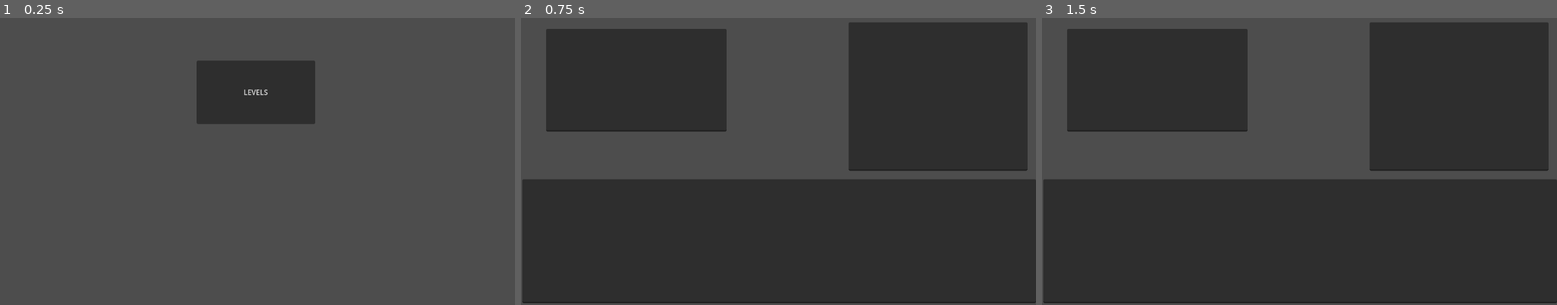
Above: before the commit, frames 1-3 (left to right).
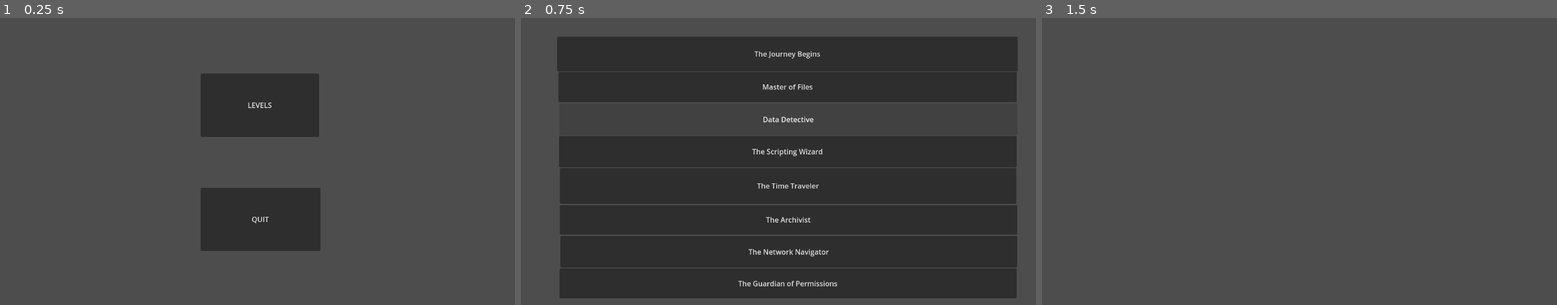
Above: after the commit, the same moments.

Repository: Pradeepaa001/Essentials
Game: Godot game, scene res://main.tscn
Same seed, same stepped clock (60 frames per second), same inputs: the game is played once before the commit and once after it.
Inputs (mouse positions are in pixels of both pictures, inside the frame that each line leads up to):
- Up to frame 1 (0.25 s): no input
- Up to frame 2 (0.75 s): click "LEVELS" at 0.5 s
- Up to frame 3 (1.5 s): click (1309, 55) at 1.25 s, where only the run after the commit has a clickable "The Journey Begins"

The runs differ from the first frame. In frame 1, 7.5% of the frame differs, in the area x 38-63%, y 14-82%; in frame 2, 27%; in frame 3, 73%, in the area x 0-100%, y 1-100%.

Commit message:
created level selector outline code for level1 written used .tscn ext instead of .gd for scene to file direction

Diff:
--- /dev/null
+++ b/LEVEL1.gd
@@ -0,0 +1,20 @@
+extends Node2D
+
+var level_title = "The Journey Begins"
+var level_description = "Welcome to the command line! Imagine you're a space explorer navigating through different directories (planets). Learn the basic commands to get around."
+var level_setup_commands = ["mkdir planet", "cd planet", "touch resource1 resource2 resource3"]
+func level_win_condition():
+	return OS.execute("test", ["-d", "planet"]) == 0 and OS.execute("test", ["-f", "planet/resource1"]) == 0
+var level_congrats_message = "Well done, Explorer! You've gathered your first resources."
+const Terminal = preload("res://terminal.gd")
+func setup_level():
+	var terminal_instance = Terminal.new()
+	for cmd in level_setup_commands:
+		var response = terminal_instance.processCommand(cmd)
+
+func check_win_condition() -> bool:
+	return level_win_condition()
+
+func show_congrats_message():
+	var output = $output
+	output.text += "\n" + level_congrats_message + "\n"
--- /dev/null
+++ b/level_1.tscn
@@ -0,0 +1,7 @@
+[gd_scene load_steps=2 format=3 uid="uid://ciystawi7ornc"]
+
+[ext_resource type="Script" path="res://LEVEL1.gd" id="1_uoadb"]
+
+[node name="LEVEL1" type="Node2D"]
+position = Vector2(299, 213)
+script = ExtResource("1_uoadb")
--- /dev/null
+++ b/level_selector.gd
@@ -0,0 +1,33 @@
+extends Node2D
+
+func _ready():
+	print('3')
+func _on_button_pressed():
+	get_tree().change_scene_to_file("res://level_1.tscn")
+
+
+func _on_button_2_pressed():
+	get_tree().change_scene_to_file("res://terminal.gd")
+
+func _on_button_3_pressed():
+	get_tree().change_scene_to_file("res://terminal.gd")
+
+
+func _on_button_4_pressed():
+	get_tree().change_scene_to_file("res://terminal.gd")
+
+
+func _on_button_5_pressed():
+	get_tree().change_scene_to_file("res://terminal.gd")
+
+
+func _on_button_6_pressed():
+	get_tree().change_scene_to_file("res://terminal.gd")
+
+
+func _on_button_7_pressed():
+	get_tree().change_scene_to_file("res://terminal.gd")
+
+
+func _on_button_8_pressed():
+	get_tree().change_scene_to_file("res://terminal.gd")
--- /dev/null
+++ b/level_selector.tscn
@@ -0,0 +1,71 @@
+[gd_scene load_steps=2 format=3 uid="uid://ct36n8hxp3y6y"]
+
+[ext_resource type="Script" path="res://level_selector.gd" id="1_1cwqf"]
+
+[node name="LevelSelector" type="Node2D"]
+script = ExtResource("1_1cwqf")
+
+[node name="Button" type="Button" parent="."]
+offset_left = 81.0
+offset_top = 46.0
+offset_right = 1111.0
+offset_bottom = 124.0
+text = "The Journey Begins"
+
+[node name="Button2" type="Button" parent="."]
+offset_left = 84.0
+offset_top = 125.0
+offset_right = 1109.0
+offset_bottom = 193.0
+text = "Master of Files"
+
+[node name="Button3" type="Button" parent="."]
+offset_left = 86.0
+offset_top = 196.0
+offset_right = 1110.0
+offset_bottom = 267.0
+text = "Data Detective"
+
+[node name="Button4" type="Button" parent="."]
+offset_left = 85.0
+offset_top = 269.0
+offset_right = 1109.0
+offset_bottom = 339.0
+text = "The Scripting Wizard"
+
+[node name="Button5" type="Button" parent="."]
+offset_left = 87.0
+offset_top = 341.0
+offset_right = 1108.0
+offset_bottom = 421.0
+text = "The Time Traveler"
+
+[node name="Button6" type="Button" parent="."]
+offset_left = 87.0
+offset_top = 424.0
+offset_right = 1110.0
+offset_bottom = 490.0
+text = "The Archivist"
+
+[node name="Button7" type="Button" parent="."]
+offset_left = 88.0
+offset_top = 493.0
+offset_right = 1110.0
+offset_bottom = 564.0
+text = "The Network Navigator"
+
+[node name="Button8" type="Button" parent="."]
+offset_left = 86.0
+offset_top = 566.0
+offset_right = 1109.0
+offset_bottom = 633.0
+text = "The Guardian of Permissions"
+
+[connection signal="pressed" from="Button" to="." method="_on_button_pressed"]
+[connection signal="pressed" from="Button2" to="." method="_on_button_2_pressed"]
+[connection signal="pressed" from="Button3" to="." method="_on_button_3_pressed"]
+[connection signal="pressed" from="Button4" to="." method="_on_button_4_pressed"]
+[connection signal="pressed" from="Button5" to="." method="_on_button_5_pressed"]
+[connection signal="pressed" from="Button6" to="." method="_on_button_6_pressed"]
+[connection signal="pressed" from="Button7" to="." method="_on_button_7_pressed"]
+[connection signal="pressed" from="Button8" to="." method="_on_button_8_pressed"]
--- a/main.gd
+++ b/main.gd
@@ -1,4 +1,9 @@
 extends Node2D
 
 func _on_button_pressed():
-	get_tree().change_scene_to_file("res://terminal.tscn")
+	print('1')
+	get_tree().change_scene_to_file("res://level_selector.tscn")
+	print('2')
+
+func _on_quit_pressed():
+	get_tree().quit()
--- a/main.tscn
+++ b/main.tscn
@@ -6,11 +6,19 @@
 script = ExtResource("1_m6g06")
 metadata/_edit_vertical_guides_ = [-1058.0]
 
-[node name="Button" type="Button" parent="."]
-offset_left = 440.0
-offset_top = 100.0
-offset_right = 705.0
-offset_bottom = 242.0
+[node name="LEVELS" type="Button" parent="."]
+offset_left = 449.0
+offset_top = 129.0
+offset_right = 714.0
+offset_bottom = 271.0
 text = "LEVELS"
 
-[connection signal="pressed" from="Button" to="." method="_on_button_pressed"]
+[node name="QUIT" type="Button" parent="."]
+offset_left = 449.0
+offset_top = 385.0
+offset_right = 717.0
+offset_bottom = 527.0
+text = "QUIT"
+
+[connection signal="pressed" from="LEVELS" to="." method="_on_button_pressed"]
+[connection signal="pressed" from="QUIT" to="." method="_on_quit_pressed"]
--- a/terminal.gd
+++ b/terminal.gd
@@ -30,8 +30,14 @@
 	return response
 
 func _on_line_edit_text_submitted(cmd: String):
-	get_node("Input")
+	var input = get_node("Input")
 	var response = processCommand(cmd) + "\n"
 	var output = $output
 	output.text += response
+	input.text = clear(input.text)
 	entered = false
+
+
+func clear(input):
+	input = ""
+	return input
Not shown, added: .eg.txt.swp
